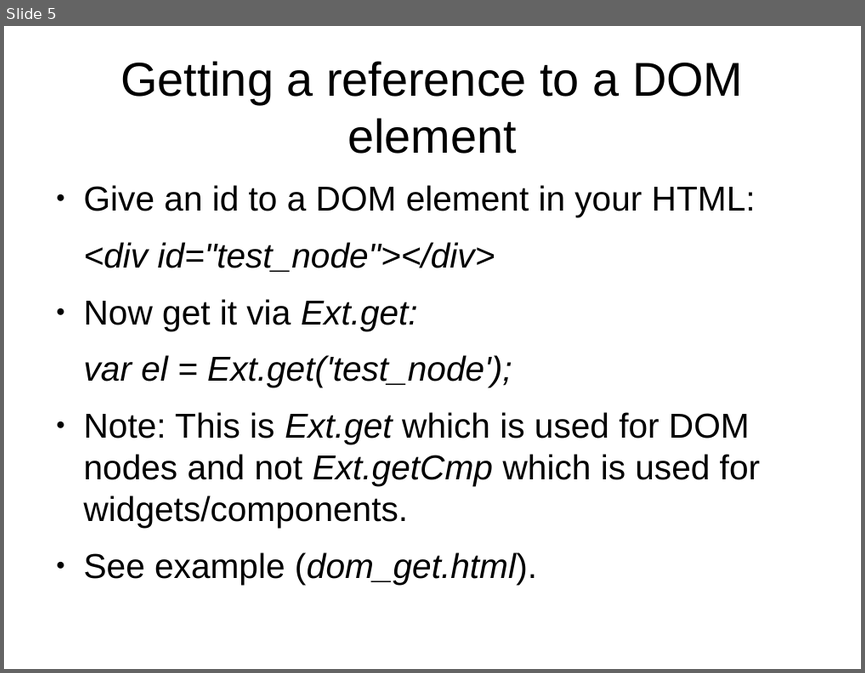
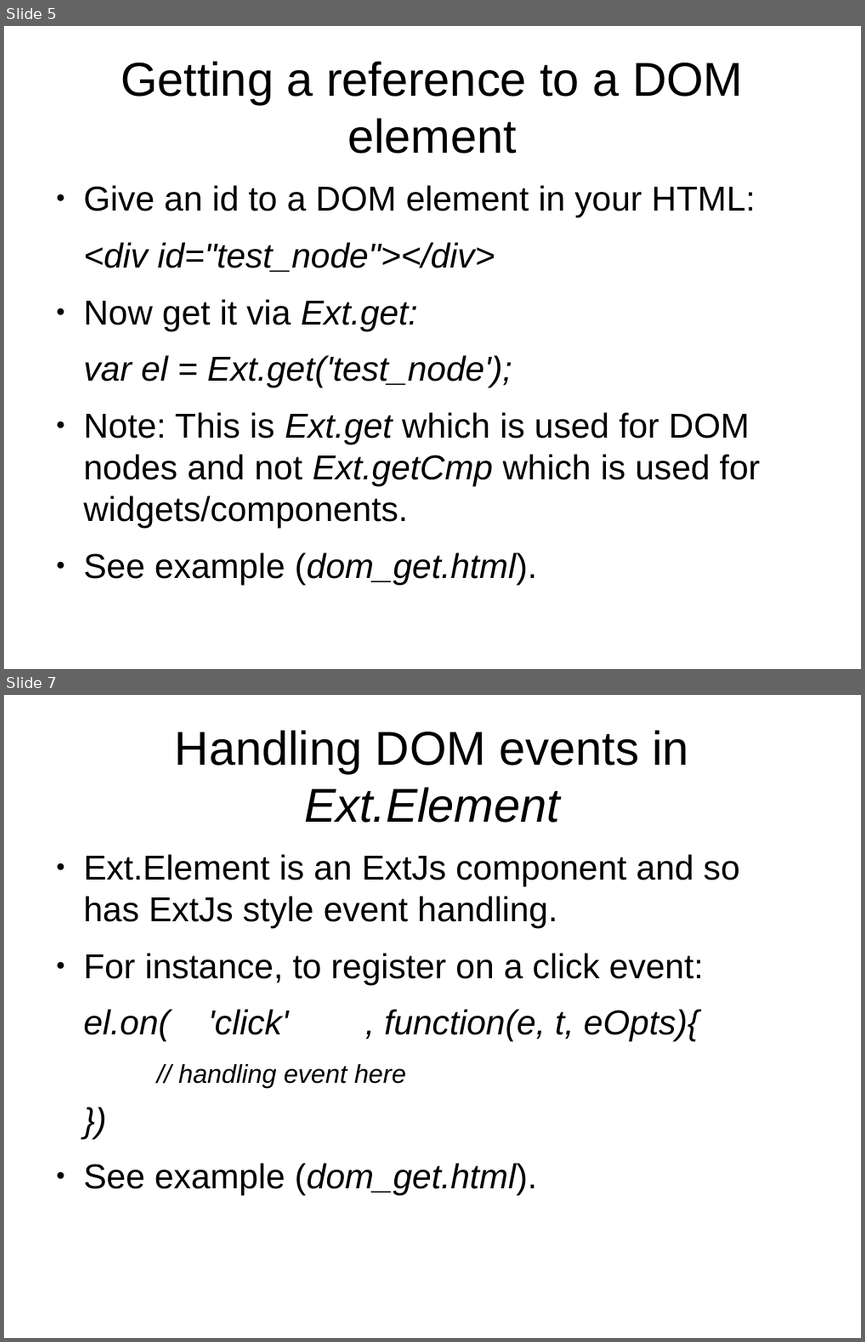
Before and after one commit to veltzer/demos, a slide deck: javascript/extjs/doc/extjs_dom.odp. Shown one above the other, each under a label of ours: slide 5 before the commit, slides 5 and 7 after it; the slides between them are not shown. The pictures are 865x673 and 865x1342 pixels, drawn with LibreOffice and Linux fonts; fonts in the diff are those of the drawing. Boxes give left, top, right and bottom in pixels: in the first picture for what was removed or moved away, otherwise in the second. Text is boxed around its words. In the diff, an @@ line names an element or a change of style, - is before the commit and + after.

Commit message:
new presentation and finished DOM handling

```diff
--- a/javascript/extjs/doc/extjs_dom.odp
+++ b/javascript/extjs/doc/extjs_dom.odp
@@ slide 7 added at bbox=[4, 695, 861, 1338], background #FFFFFF @@
@@ title added at bbox=[175, 730, 689, 823], 44 pt, text #000000 @@
+Handling DOM events in Ext.Element
@@ text added at bbox=[84, 854, 740, 1195], 32 pt, text #000000 @@
+● Ext.Element is an ExtJs component and so has ExtJs style event handling.
+● For instance, to register on a click event:
+el.on( 'click' , function(e, t, eOpts){
+    // handling event here
+})
+● See example (dom_get.html).
```
Also in this commit, not shown: 1 slide changed, 3 other slides added, 2 other files.
